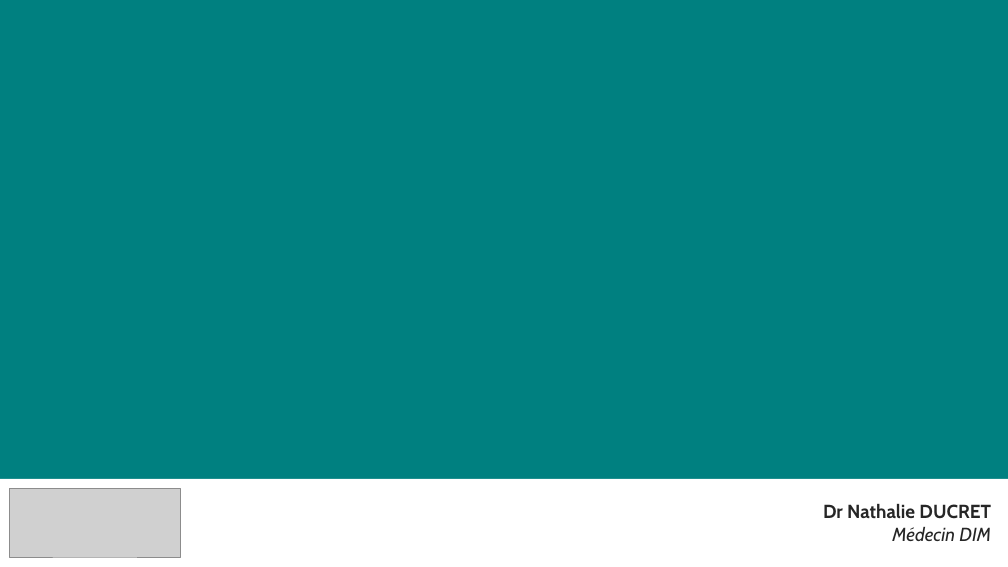
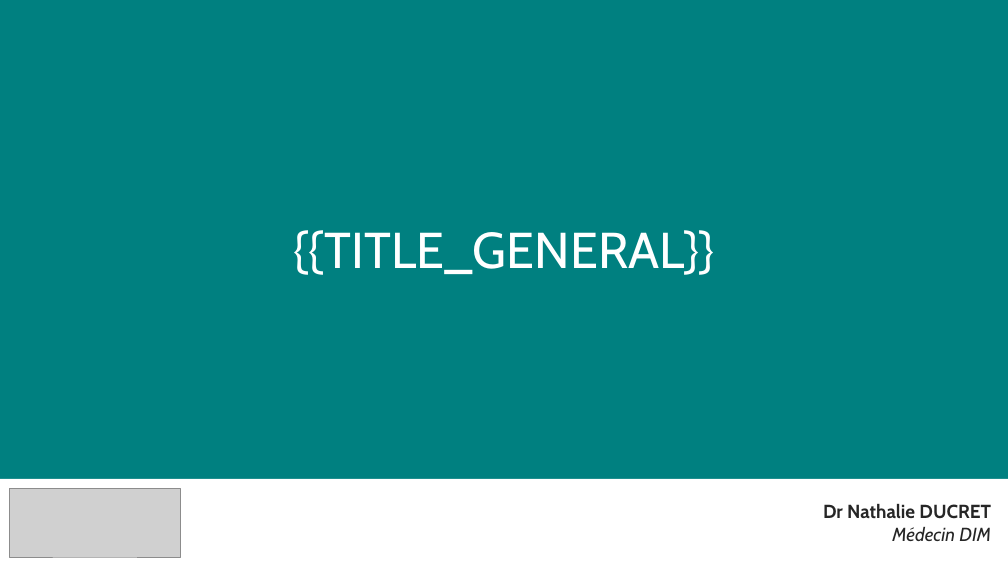
Before and after one commit to marionducret/ppt_generator, a slide deck: slide 1 of templates.pptx. Drawn at 1008x567 pixels with LibreOffice and Linux fonts; fonts in the diff are those of the drawing; grey boxes stand for pictures. Boxes give left, top, right and bottom in pixels: in the first picture for what was removed or moved away, otherwise in the second. Text is boxed around its words. In the diff, an @@ line names an element or a change of style, - is before the commit and + after.

Commit message:
add text boxes

```diff
--- a/templates.pptx
+++ b/templates.pptx
@@ text added at (x1=294, y1=230, x2=715, y2=275), 48 pt, text #FFFFFF @@
+{{TITLE_GENERAL}}
```
Also in this commit, not shown: 2 other slides changed.
